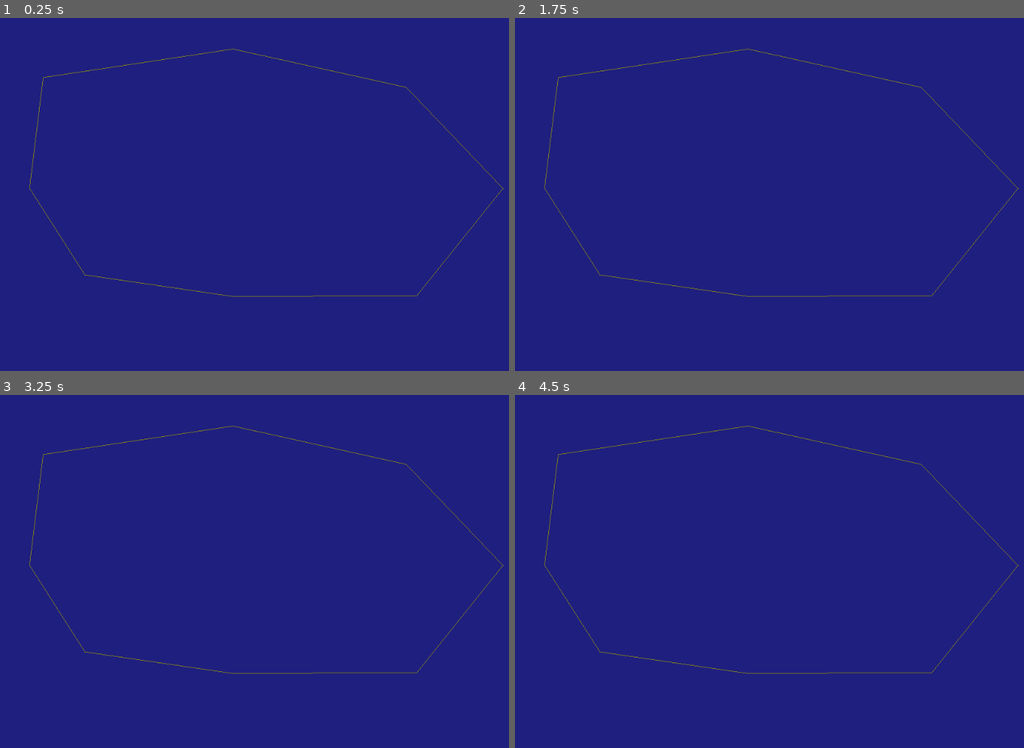
Above: before the commit, frames 1-4 (two rows, left to right).
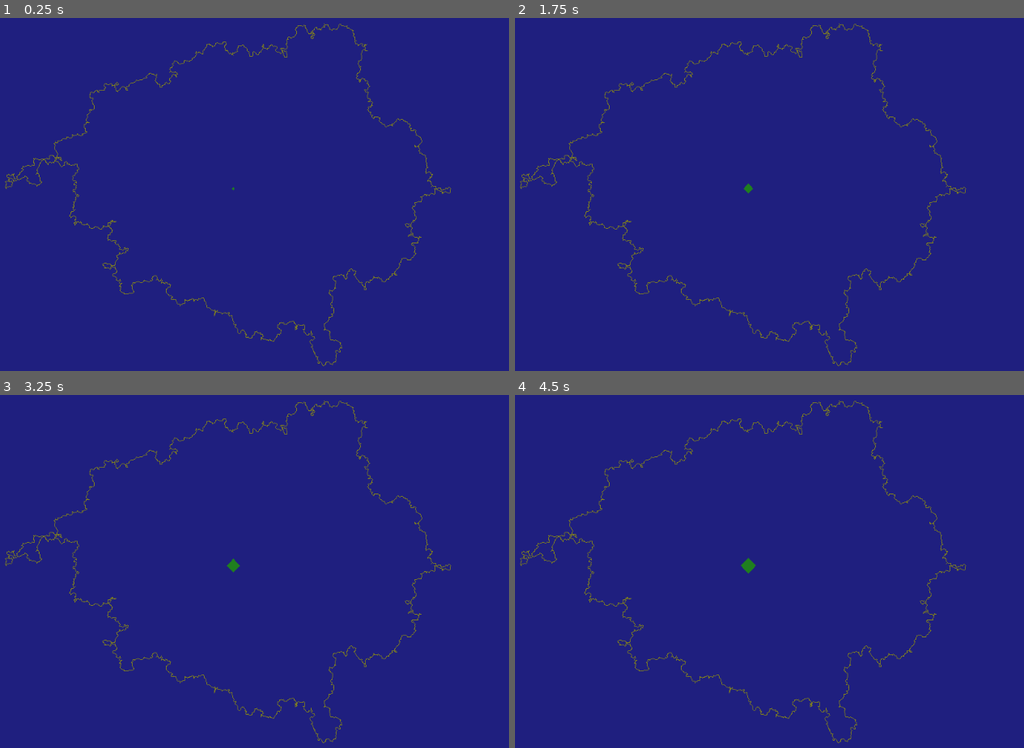
Above: after the commit, the same moments.

Repository: MichaelReel/2DMapGen_2022
Game: Godot game, scene res://PixelDrawn/Island.tscn
The game is run twice, just before and just after one commit, with the same random seed, the same clock (stepped at 60 frames per second) and the same inputs. This scene is started directly instead of the project's main scene.
Inputs (mouse positions are in pixels of both pictures, inside the frame that each line leads up to):
- Up to frame 1 (0.25 s): no input
- Up to frame 2 (1.75 s): tap Enter at 0.5 s; move the mouse to (891, 169) at 0.52 s; click (891, 169) at 0.67 s; tap Space at 1.25 s; move the mouse to (616, 208) at 1.27 s; click (616, 208) at 1.42 s
- Up to frame 3 (3.25 s): tap Enter at 2 s; move the mouse to (300, 483) at 2.02 s; click (300, 483) at 2.17 s; tap Space at 2.75 s; move the mouse to (198, 642) at 2.77 s; click (198, 642) at 2.92 s
- Up to frame 4 (4.5 s): tap Enter at 3.5 s; move the mouse to (942, 620) at 3.52 s; click (942, 620) at 3.67 s; move the mouse to (555, 507) at 4.27 s; click (555, 507) at 4.42 s

The runs differ from the first frame. In frame 1, 1.9% of the frame differs, in the area x 0-100%, y 1-99%; in frame 2, 2.0%; in frame 3, 2.0%; in frame 4, 2.0%.

Commit message:
Better outline, fill is far too slow

Diff:
--- a/PixelDrawn/Island.gd
+++ b/PixelDrawn/Island.gd
@@ -3,12 +3,22 @@
 onready var image := Image.new()
 onready var imageTexture := ImageTexture.new()
 onready var ready := false
+onready var points_done := false
+onready var fill_done := false
 
 const SEA_COLOR := Color8(32, 32, 128, 255)
 const COAST_COLOR := Color8(128, 128, 32, 255)
+const LAND_COLOR := Color8(32, 128, 32, 255)
 const COAST_START_DIR : float = 0.0
+const MAX_POINT_SPACE : float = 3.0
+const MAX_POINT_SPACE_SQR : float = MAX_POINT_SPACE * MAX_POINT_SPACE
+const POINT_INSERT_RATIO : float = 0.9
+const FILL_DIRS : Array = [
+	Vector2.UP, Vector2.DOWN, Vector2.LEFT, Vector2.RIGHT
+]
 
 var coast_drawer : CoastDrawer
+var image_filler : ImageFiller
 
 
 class CoastDrawer:
@@ -26,10 +36,11 @@
 		_min_ratio = min_ratio
 		_max_ratio = max_ratio
 		_rng = RandomNumberGenerator.new()
-		_rng.seed = hash("island")
-		_point_list = _get_points()
+#		_rng.seed = hash("island")
+		_rng.seed = OS.get_system_time_msecs()
+		_point_list = _get_initial_points()
 
-	func _get_points() -> PoolVector2Array:
+	func _get_initial_points() -> PoolVector2Array:
 		var angle := 0.0
 		var point_list := PoolVector2Array()
 		while angle < PI * 2:
@@ -47,6 +58,27 @@
 		) + _center
 		return point
 
+	func process_sub_points() -> bool:
+		var acted = false
+		var new_point_list := PoolVector2Array()
+		for i in range(_point_list.size() - 1):
+			var a : Vector2 = _point_list[i]
+			var b : Vector2 = _point_list[i + 1]
+			new_point_list.append(a)
+			if a.distance_squared_to(b) >= MAX_POINT_SPACE_SQR:
+				var new_point : Vector2 = _get_point_between(a, b)
+				new_point_list.append(new_point)
+				acted = true
+
+		new_point_list.append(new_point_list[0])
+		_point_list = new_point_list
+		return acted
+
+	func _get_point_between(a: Vector2, b: Vector2) -> Vector2:
+		var mid_point = lerp(a, b, 0.5)
+		var tangent = (b - a).tangent()
+		return mid_point + tangent * (_rng.randf() - 0.5) * POINT_INSERT_RATIO
+
 	func draw_points(image: Image) -> void:
 		image.lock()
 		for i in range(_point_list.size() - 1):
@@ -62,21 +94,63 @@
 			image.set_pixelv(lerp(a, b, t), col)
 
 
+class ImageFiller:
+	var _fill_point_pool : Array
+	var _fill_color : Color
+	var _replace_color : Color
+
+	func _init(rect_size : Vector2, fill_color: Color):
+		_fill_point_pool = [rect_size / 2.0]
+		_fill_color = fill_color
+
+	func fill_from_center(fill_image: Image) -> bool:
+		if _fill_point_pool.empty():
+			return true
+
+		fill_image.lock()
+
+		var point : Vector2 = _fill_point_pool.pop_front()
+		if _fill_point_pool.empty():
+			_replace_color = fill_image.get_pixelv(point)
+
+		fill_image.set_pixelv(point, _fill_color)
+
+		for dir in FILL_DIRS:
+			var neighbour = point + dir
+			var neighbour_color = fill_image.get_pixelv(neighbour)
+			if neighbour_color.is_equal_approx(_replace_color):
+				fill_image.set_pixelv(neighbour, _fill_color)
+				_fill_point_pool.push_back(neighbour)
+
+		fill_image.unlock()
+		return false
+
 func _ready() -> void:
 	image.create(int(rect_size.x), int(rect_size.y), false, Image.FORMAT_RGBA8)
 	image.fill(SEA_COLOR)
 
-	coast_drawer = CoastDrawer.new(rect_size, 0.5, 0.95)
-
+	coast_drawer = CoastDrawer.new(rect_size, 0.5, 0.8)
 	coast_drawer.draw_points(image)
 
+	image_filler = ImageFiller.new(rect_size, LAND_COLOR)
+
 	ready = true
-
 
 func _process(_delta) -> void:
 	if not ready:
 		return
 
-#	var imageTexture := ImageTexture.new()
-	imageTexture.create_from_image(image)
-	texture = imageTexture
+	if not points_done:
+		imageTexture.create_from_image(image)
+		texture = imageTexture
+		points_done = not coast_drawer.process_sub_points()
+		image.fill(SEA_COLOR)
+		coast_drawer.draw_points(image)
+		return
+
+	if not fill_done:
+		yield(VisualServer, "frame_post_draw")
+		fill_done = image_filler.fill_from_center(image)
+		imageTexture.create_from_image(image)
+		texture = imageTexture
+		return
